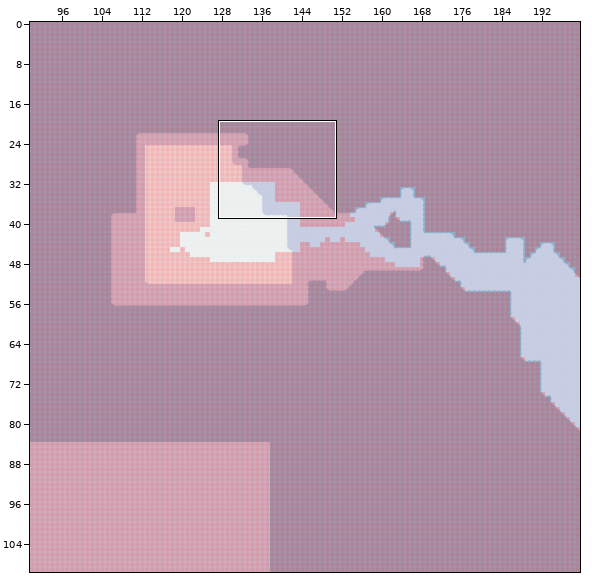
Two versions of a level (Tiled map, tmwdata/maps/010-4.tmx). The picture above shows the old version from afar; the outline marks the close-up.
Close-up. Earlier state:
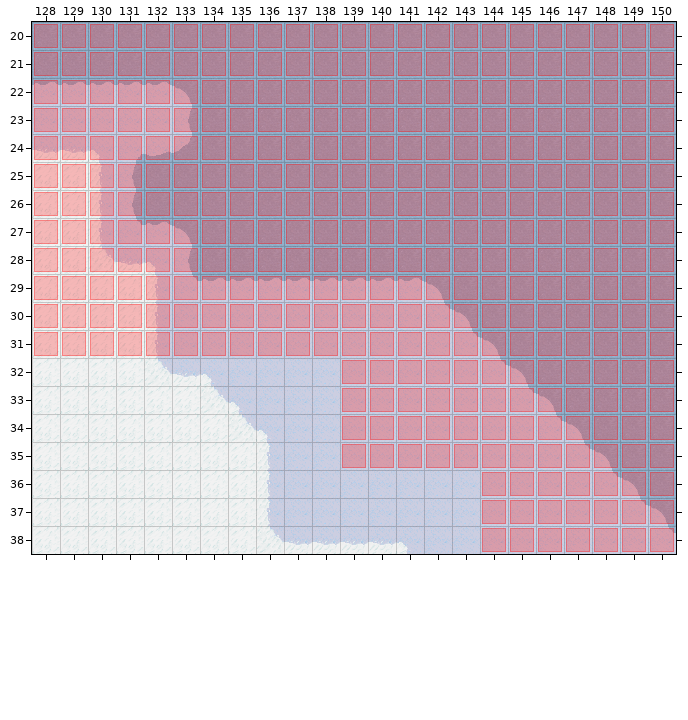
Cells are 32x32 px. Shown: x 128..150, y 20..38. The commit also changed other parts of the map, which this record leaves out.
Once edited:
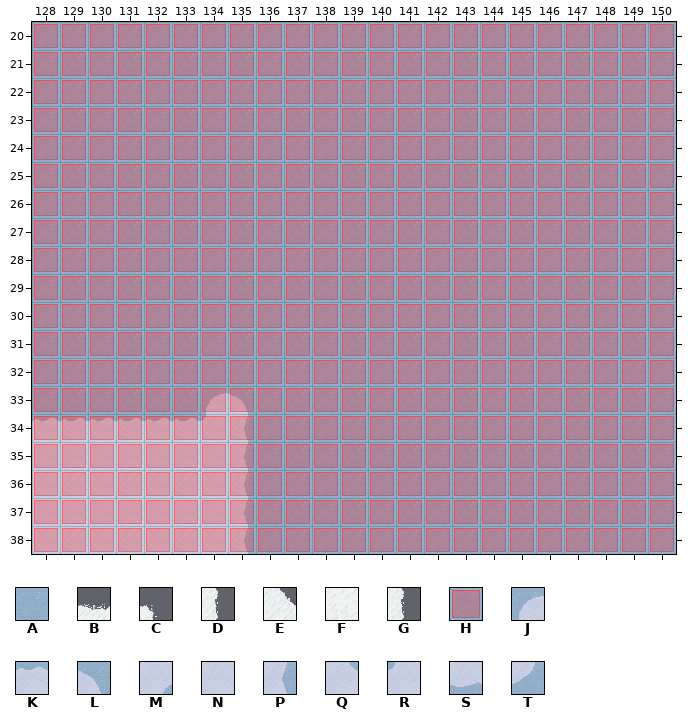
Key: from "Snow": A 37; from "SnowWarm": B 7, C 8, D 24, E 65, F 66, G 100; from "collision": H 1; from "gelo": J 0, K 1, L 2, M 3, N 6, P 7, Q 8, R 9, S 11, T 12.
_ is an empty cell, # one hidden under a higher layer.
See-through tiles are keyed as they look on the map.
Diff:
{"where": "layer \"ground\""}
{"y":22,"x":128,"old":"KKKKKL","new":"AAAAAA"}
{"y":23,"x":128,"old":"NNNNNP","new":"AAAAAA"}
{"y":24,"x":128,"old":"NNNMST","new":"AAAAAA"}
{"y":25,"x":128,"old":"##NP","new":"AAAA"}
{"y":26,"x":128,"old":"##NP","new":"AAAA"}
{"y":27,"x":128,"old":"##NQKL","new":"AAAAAA"}
{"y":28,"x":128,"old":"##NNNP","new":"AAAAAA"}
{"y":29,"x":128,"old":"####NQKKKKKKKKL","new":"AAAAAAAAAAAAAAA"}
{"y":30,"x":128,"old":"####NNNNNNNNNNQL","new":"AAAAAAAAAAAAAAAA"}
{"y":31,"x":128,"old":"####NNNNNNNNNNNQL","new":"AAAAAAAAAAAAAAAAA"}
{"y":32,"x":128,"old":"####NNNNNNNNNNNNQL","new":"AAAAAAAAAAAAAAAAAA"}
{"y":33,"x":128,"old":"######NNNNNNNNNNNQL","new":"AAAAAAJLAAAAAAAAAAA"}
{"y":34,"x":128,"old":"#######NNNNNNNNNNNQL","new":"KKKKKKRPAAAAAAAAAAAA"}
{"y":35,"x":135,"old":"#NNNNNNNNNNNQL","new":"PAAAAAAAAAAAAA"}
{"y":36,"x":135,"old":"#NNNNNNNNNNNNQL","new":"PAAAAAAAAAAAAAA"}
{"y":37,"x":135,"old":"#NNNNNNNNNNNNNQL","new":"PAAAAAAAAAAAAAAA"}
{"y":38,"x":135,"old":"#NNNNNNNNNNNNNNQ","new":"PAAAAAAAAAAAAAAA"}
{"where": "layer \"ground2\""}
{"y":24,"x":128,"old":"BBC","new":"___"}
{"y":25,"x":128,"old":"FFD","new":"___"}
{"y":26,"x":128,"old":"FFD","new":"___"}
{"y":27,"x":128,"old":"FFD","new":"___"}
{"y":28,"x":128,"old":"FFEBC","new":"_____"}
{"y":29,"x":128,"old":"FFFFD","new":"_____"}
{"y":30,"x":128,"old":"FFFFD","new":"_____"}
{"y":31,"x":128,"old":"FFFFD","new":"_____"}
{"y":32,"x":128,"old":"FFFFEBC","new":"_______"}
{"y":33,"x":128,"old":"FFFFFFEC","new":"________"}
{"y":34,"x":128,"old":"FFFFFFFEC","new":"_________"}
{"y":35,"x":128,"old":"FFFFFFFFG","new":"_________"}
{"y":36,"x":128,"old":"FFFFFFFFG","new":"_________"}
{"y":37,"x":128,"old":"FFFFFFFFG","new":"_________"}
{"y":38,"x":128,"old":"FFFFFFFFEBBBBC","new":"______________"}
{"where": "layer \"collision\""}
{"y":32,"x":128,"old":"___________","new":"HHHHHHHHHHH"}
{"y":33,"x":128,"old":"___________","new":"HHHHHHHHHHH"}
{"y":34,"x":128,"old":"___________","new":"HHHHHHHHHHH"}
{"y":35,"x":128,"old":"___________","new":"HHHHHHHHHHH"}
{"y":36,"x":128,"old":"________________","new":"HHHHHHHHHHHHHHHH"}
{"y":37,"x":128,"old":"________________","new":"HHHHHHHHHHHHHHHH"}
{"y":38,"x":128,"old":"________________","new":"HHHHHHHHHHHHHHHH"}
{"label":"changed","picture_box":[32,82,676,554]}
